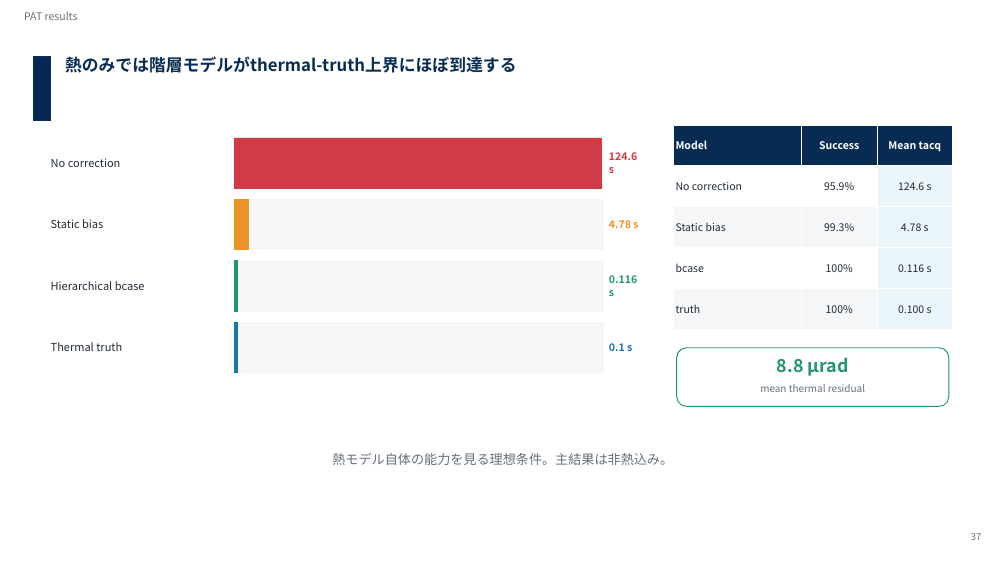
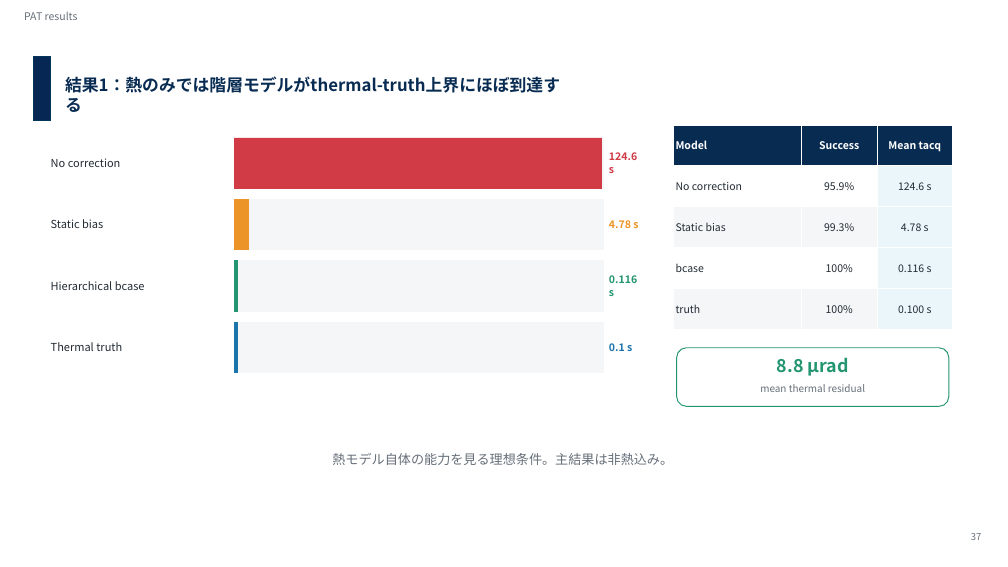
Before and after one commit to Hideki-1029/thermal-deformation-optcomm, a slide deck: slide 35 of papers/seminar/20260721_optcommrg_takamoto_v3_issl.pptx. Drawn at 1008x567 pixels with LibreOffice and Linux fonts; fonts in the diff are those of the drawing; background and template pictures are left out. Boxes give left, top, right and bottom in pixels: in the first picture for what was removed or moved away, otherwise in the second. Text is boxed around its words. In the diff, an @@ line names an element or a change of style, - is before the commit and + after.

```diff
--- a/papers/seminar/20260721_optcommrg_takamoto_v3_issl.pptx
+++ b/papers/seminar/20260721_optcommrg_takamoto_v3_issl.pptx
@@ text at box(65, 76, 560, 93): text changed @@
-熱のみでは階層モデルがthermal-truth上界にほぼ到達する
+結果1：熱のみでは階層モデルがthermal-truth上界にほぼ到達する
```
Also in this commit, not shown: 17 other slides changed, 3 slides added, 2 slides removed.
